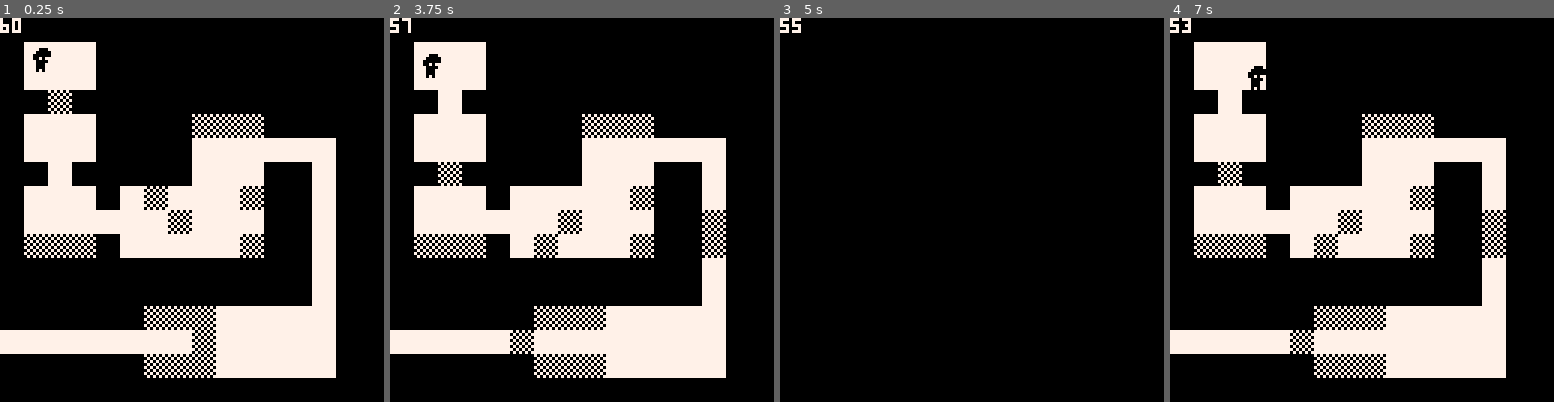
Above: before the commit, frames 1-4 (left to right).
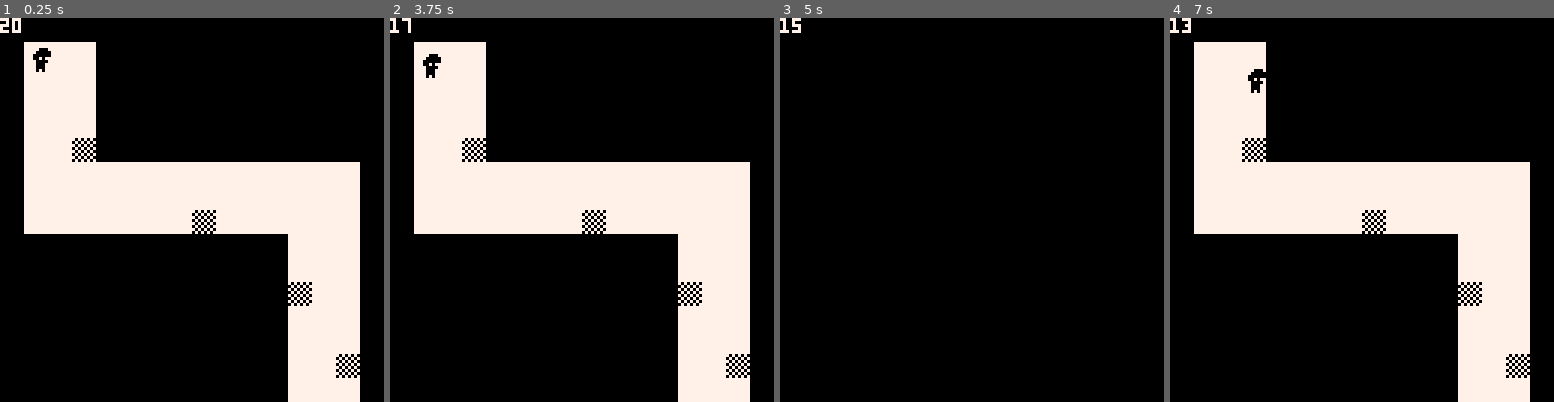
Above: after the commit, the same moments.

Repository: marco-vidali/darkhold
Game: PICO-8 cartridge darkhold.p8
The game is run twice, just before and just after one commit, with the same random seed, the same clock (stepped at 60 frames per second) and the same inputs.
Inputs:
- Up to frame 1 (0.25 s): no input
- Up to frame 2 (3.75 s): tap O (Z key) at 0.7, 1.7, 2.1, 2.5, 2.9, 3.3, 3.7 s; hold Right 1.6-2.1 s; hold Up 2.15-2.42 s; hold Right 2.47-3.03 s; hold Left 3.08-3.58 s; hold Down from 3.63 s (still down)
- Up to frame 3 (5 s): release Down at 3.97 s; hold Right 4.02-4.68 s; tap O (Z key) at 4.1, 4.5, 4.9 s; hold Up from 4.73 s (still down)
- Up to frame 4 (7 s): release Up at 5.03 s; hold Left 5.08-5.68 s; tap O (Z key) every 0.4 s from 5.3 to 6.9 s; hold Down 5.73-6.03 s; hold Right 6.08-6.58 s; hold Right from 6.63 s (still down)

The runs differ from the first frame. In frame 1, 26% of the frame differs, in the area x 0-94%, y 0-100%; in frame 2, 26%; in frame 3, less than 0.1%; in frame 4, 26%.

Commit message:
Move level completion to player script

Diff:
--- a/scripts/game.lua
+++ b/scripts/game.lua
@@ -5,7 +5,7 @@
 palt(11, true)
 
 function _init()
-    show_level_5()
+    show_level_1()
 end
 
 function _update()
--- a/scripts/levels/level_1.lua
+++ b/scripts/levels/level_1.lua
@@ -19,10 +19,6 @@
     update_light()
     update_player()
     update_timer()
-
-    if colliding_with_flag(player.x, player.y, 2) then
-        show_level_complete()
-    end
 end
 
 function draw_level_1()
--- a/scripts/levels/level_2.lua
+++ b/scripts/levels/level_2.lua
@@ -19,10 +19,6 @@
     update_light()
     update_player()
     update_timer()
-
-    if colliding_with_flag(player.x, player.y, 2) then
-        show_level_complete()
-    end
 end
 
 function draw_level_2()
--- a/scripts/levels/level_3.lua
+++ b/scripts/levels/level_3.lua
@@ -19,10 +19,6 @@
     update_light()
     update_player()
     update_timer()
-
-    if colliding_with_flag(player.x, player.y, 2) then
-        show_level_complete()
-    end
 end
 
 function draw_level_3()
--- a/scripts/levels/level_4.lua
+++ b/scripts/levels/level_4.lua
@@ -19,10 +19,6 @@
     update_light()
     update_player()
     update_timer()
-
-    if colliding_with_flag(player.x, player.y, 2) then
-        show_level_complete()
-    end
 end
 
 function draw_level_4()
--- a/scripts/levels/level_5.lua
+++ b/scripts/levels/level_5.lua
@@ -19,10 +19,6 @@
     update_light()
     update_player()
     update_timer()
-
-    if colliding_with_flag(player.x, player.y, 2) then
-        show_level_complete()
-    end
 end
 
 function draw_level_5()
--- a/scripts/player.lua
+++ b/scripts/player.lua
@@ -8,6 +8,7 @@
 function update_player()
     move()
     die()
+    level_complete()
 end
 
 function draw_player()
@@ -40,6 +41,12 @@
     end
 end
 
+function level_complete()
+    if colliding_with_flag(player.x, player.y, 2) then
+        show_level_complete()
+    end
+end
+
 function colliding_with_flag(x, y, flag)
     local w = 6
     local h = 8
